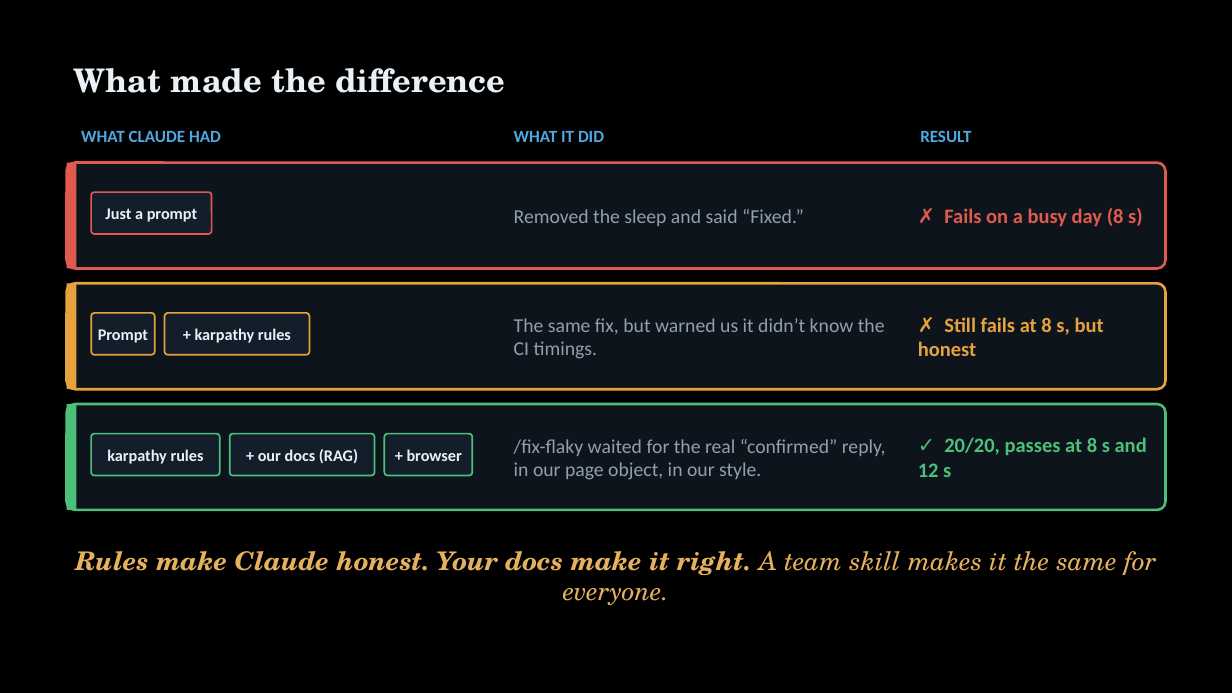
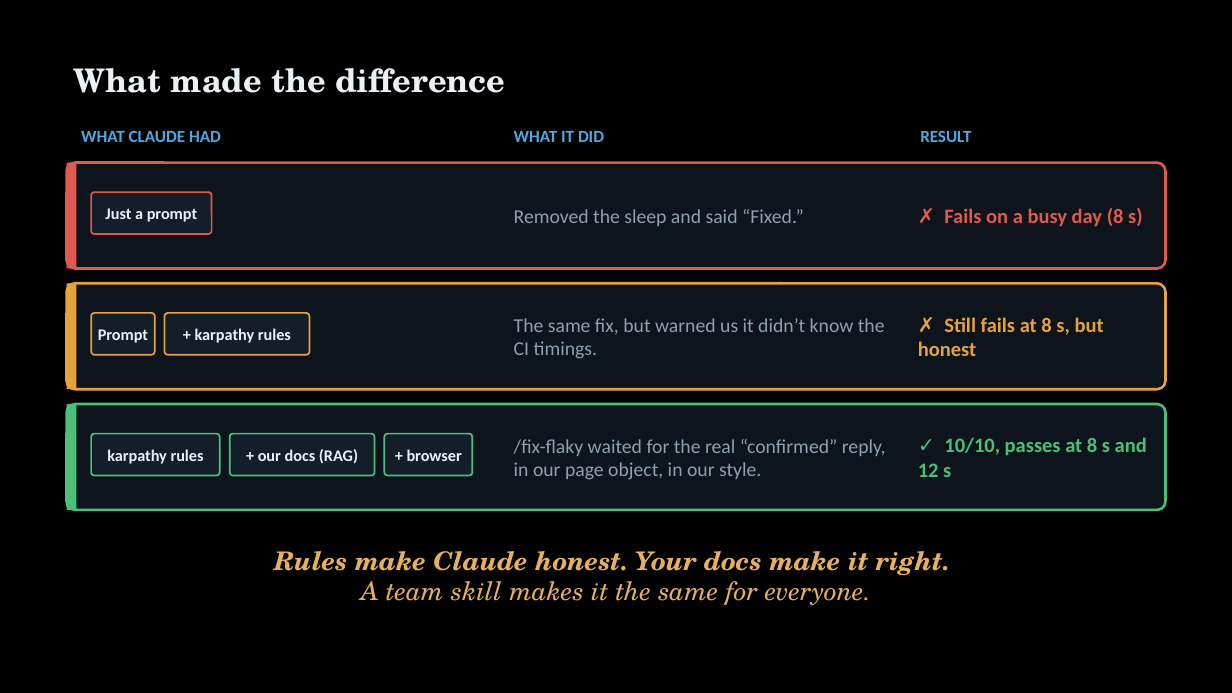
Before and after one commit to ApplauseAuto/testcon-ai-cc-demo, a slide deck: slide 28 of presentation/TestCon2026 - A Tester's Guide to Claude Code.pptx (slide 29 before the commit). Drawn at 1232x693 pixels with LibreOffice and Linux fonts; fonts in the diff are those of the drawing. Boxes give left, top, right and bottom in pixels: in the first picture for what was removed or moved away, otherwise in the second. Text is boxed around its words. In the diff, an @@ line names an element or a change of style, - is before the commit and + after.

```diff
--- a/presentation/TestCon2026 - A Tester's Guide to Claude Code.pptx
+++ b/presentation/TestCon2026 - A Tester's Guide to Claude Code.pptx
@@ text at [918, 437, 1147, 477]: text changed @@
-✓ 20/20, passes at 8 s and 12 s
+✓ 10/10, passes at 8 s and 12 s
@@ text at [274, 551, 950, 605]: text changed @@
-Rules make Claude honest. Your docs make it right. A team skill makes it the same for everyone.
+Rules make Claude honest. Your docs make it right.
+A team skill makes it the same for everyone.
```
Also in this commit, not shown: 28 other slides changed, 1 slide added, 2 slides removed, 1 other file.
